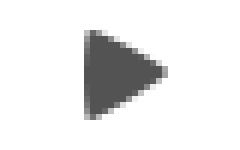
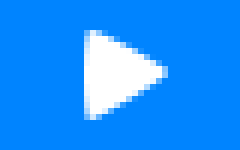
Two versions of the same layered image (240x150). Layer-by-layer changes:
added layer "形状 1 副本" above "形状 1" over (84, 30, 168, 120)
hid "形状 1" (1st of 2) over (84, 30, 168, 120)
added layer "图层 1" above "背景" over (0, 0, 240, 150)
